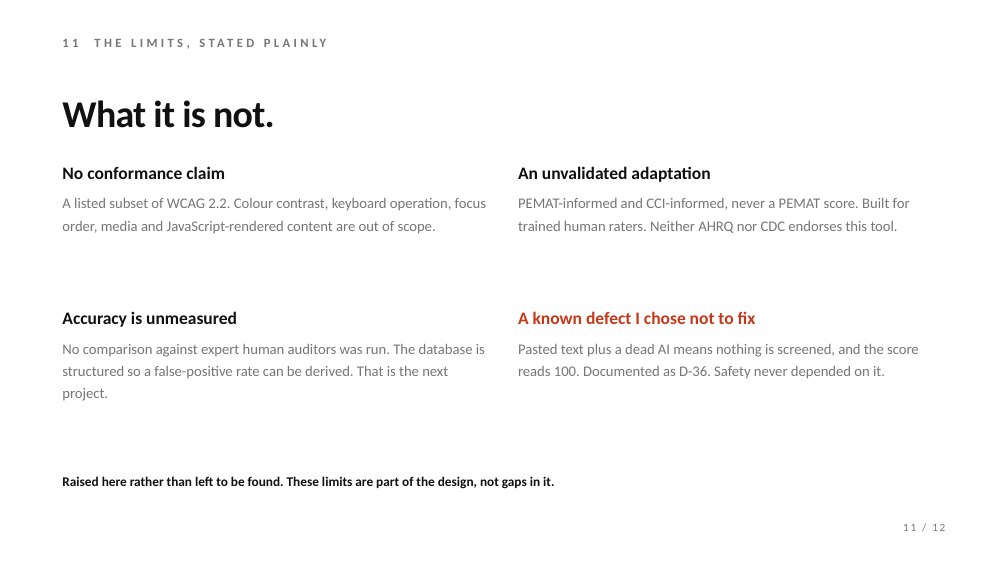
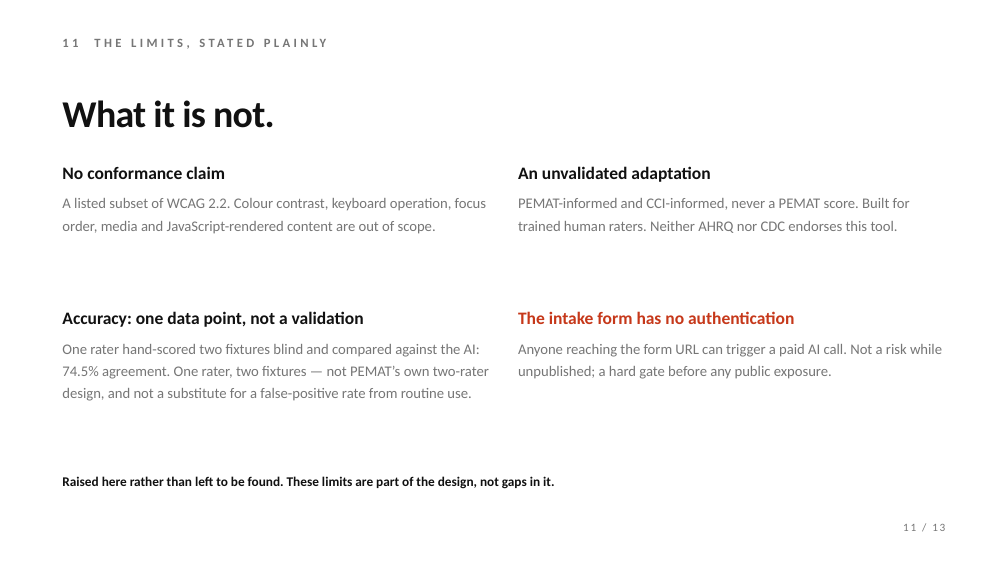
Before and after one commit to claudiabassier/a11yaudit-agent, a slide deck: slide 11 of A11yAudit_presentation.pptx. Drawn at 1008x567 pixels with LibreOffice and Linux fonts; fonts in the diff are those of the drawing. Boxes give left, top, right and bottom in pixels: in the first picture for what was removed or moved away, otherwise in the second. Text is boxed around its words. In the diff, an @@ line names an element or a change of style, - is before the commit and + after.

```diff
--- a/A11yAudit_presentation.pptx
+++ b/A11yAudit_presentation.pptx
@@ text at <box>62,311,364,327</box>: text changed @@
-Accuracy is unmeasured
+Accuracy: one data point, not a validation
@@ text at <box>518,311,794,324</box>: text changed @@
-A known defect I chose not to fix
+The intake form has no authentication
@@ text at <box>62,344,489,401</box>: text changed @@
-No comparison against expert human auditors was run. The database is structured so a false-positive rate can be derived. That is the next project.
+One rater hand-scored two fixtures blind and compared against the AI: 74.5% agreement. One rater, two fixtures — not PEMAT’s own two-rater design, and not a substitute for a false-positive rate from routine use.
@@ text at <box>518,344,942,379</box>: text changed @@
-Pasted text plus a dead AI means nothing is screened, and the score reads 100. Documented as D-36. Safety never depended on it.
+Anyone reaching the form URL can trigger a paid AI call. Not a risk while unpublished; a hard gate before any public exposure.
```
Also in this commit, not shown: 11 other slides changed, 1 slide added, 1 other file.
